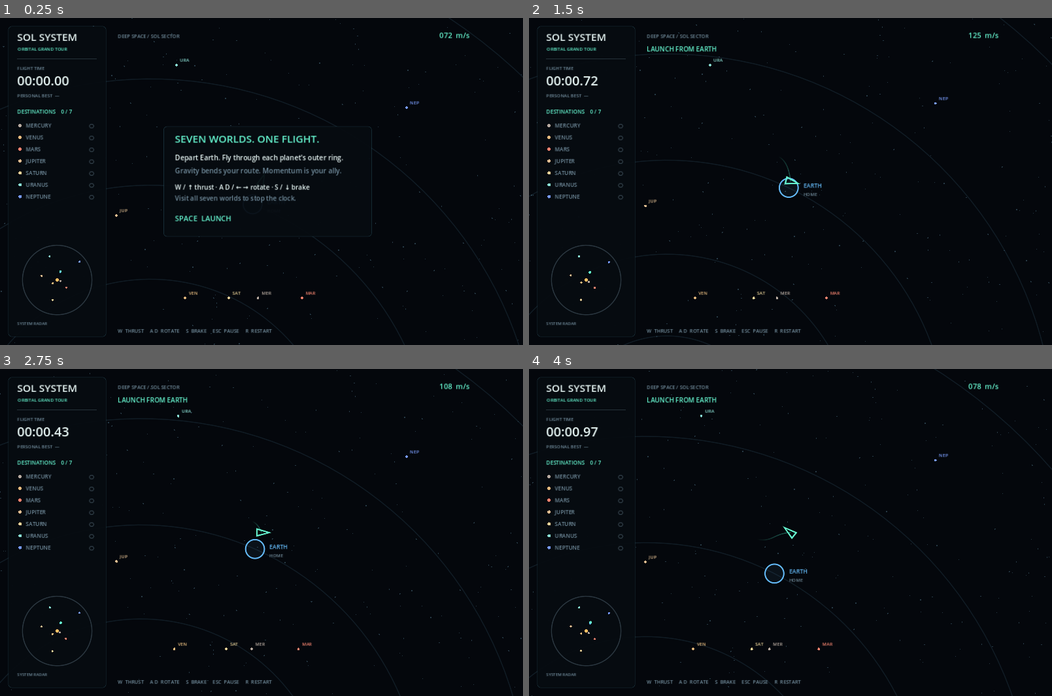
Above: before the commit, frames 1-4 (two rows, left to right).
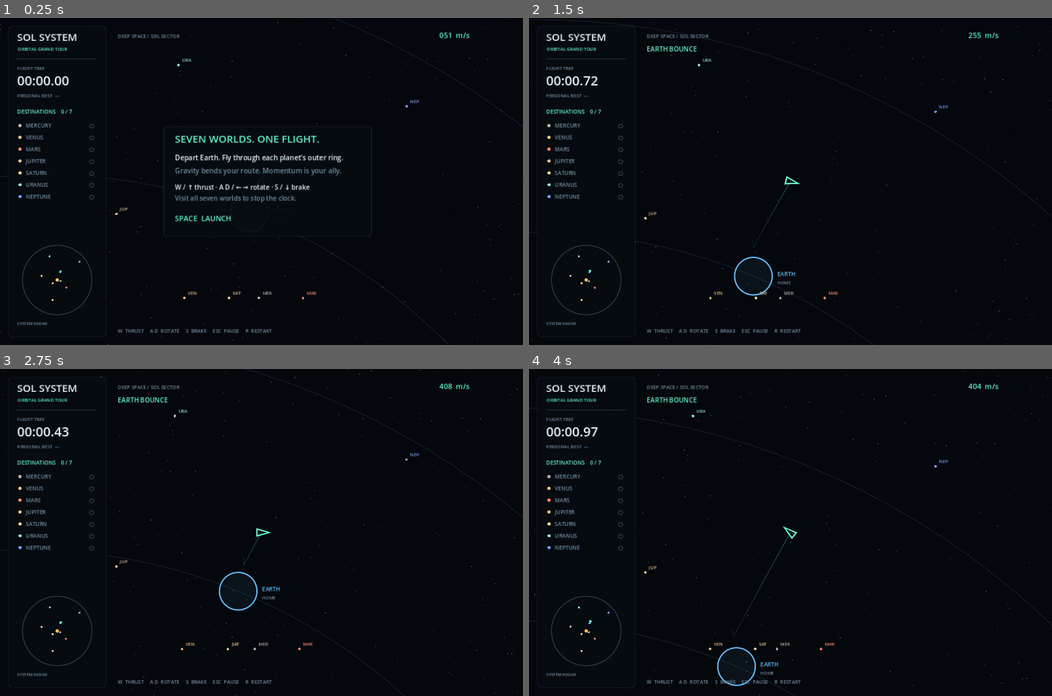
Above: after the commit, the same moments.

Repository: pydanny/sol-system
Game: Godot game, scene res://main.tscn
The game is run twice, just before and just after one commit, with the same random seed, the same clock (stepped at 60 frames per second) and the same inputs.
Inputs:
- Up to frame 1 (0.25 s): no input
- Up to frame 2 (1.5 s): tap Enter at 0.5 s; hold D 0.53-1.28 s; tap R at 0.6 s; tap Space at 0.77, 0.8, 1.07, 1.35 s; hold S from 1.28 s (still down)
- Up to frame 3 (2.75 s): tap Space at 1.52, 1.82, 2.3 s; tap R at 1.55, 2.1 s; release S at 2.03 s; hold D from 2.03 s (still down)
- Up to frame 4 (4 s): release D at 2.78 s; hold W 2.78-3.53 s; tap R at 2.85 s; tap Space at 3.02, 3.32, 3.6, 3.77 s; hold A from 3.53 s (still down)

The runs differ from the first frame. In frame 1, 0.7% of the frame differs, in the area x 0-100%, y 0-100%; in frame 2, 1.5%; in frame 3, 1.4%; in frame 4, 1.4%.

Commit message:
Double the size of the system

Diff:
--- a/main.gd
+++ b/main.gd
@@ -4,15 +4,17 @@
 const MUTED = Color("718c9c")
 const TEAL = Color("65f5cf")
 const SUN_MU = 18000000.0
-const SUN_RADIUS = 56.0
+const SUN_RADIUS = 112.0
+const FIELD_RADIUS = 5700.0
+const FLYBY_MARGIN = 170.0
 const SHIP_RADIUS = 19.0
 const THRUST = 310.0
 const MAX_SPEED = 680.0
 const NAMES = ["MERCURY", "VENUS", "EARTH", "MARS", "JUPITER", "SATURN", "URANUS", "NEPTUNE"]
-const RADII = [260.0, 460.0, 690.0, 950.0, 1320.0, 1680.0, 2020.0, 2370.0]
-const SIZES = [12.0, 21.0, 23.0, 17.0, 46.0, 38.0, 29.0, 28.0]
-# Arcade-scaled gravitational parameters: distinct pulls, with thrust strong enough to escape.
-const PLANET_MU = [260000.0, 760000.0, 900000.0, 420000.0, 2400000.0, 1850000.0, 1250000.0, 1150000.0]
+const RADII = [520.0, 920.0, 1380.0, 1900.0, 2640.0, 3360.0, 4040.0, 4740.0]
+const SIZES = [24.0, 42.0, 46.0, 34.0, 92.0, 76.0, 58.0, 56.0]
+# Strong arcade gravity for slingshots: every planet has half the sun’s strength.
+const PLANET_MU = SUN_MU * 0.5
 const COLORS = [Color("b7aaa0"), Color("e5ba7e"), Color("63b9f7"), Color("f3836f"), Color("dfbd91"), Color("ecd49a"), Color("8adfd5"), Color("779af9")]
 var planets: Array[Vector2] = []
 var phases = [0.3, 2.5, -1.2, 0.7, 3.4, 1.8, 4.4, 5.6]
@@ -59,7 +61,7 @@
 	paused = false
 	trail.clear()
 	update_planets()
-	ship = planets[2] + planets[2].normalized() * 60.0
+	ship = planets[2] + planets[2].normalized() * (SIZES[2] + SHIP_RADIUS + 18.0)
 	heading = ship.angle()
 	velocity = Vector2(-planets[2].y, planets[2].x).normalized() * sqrt(SUN_MU / RADII[2]) * 0.45
 	notice = "LAUNCH FROM EARTH"
@@ -90,10 +92,12 @@
 			acceleration += Vector2.from_angle(heading) * THRUST
 		if Input.is_physical_key_pressed(KEY_S) or Input.is_physical_key_pressed(KEY_DOWN):
 			velocity *= exp(-1.5 * delta)
-		velocity = (velocity + acceleration * delta).limit_length(MAX_SPEED)
+		# Preserve collision boosts above normal cruising speed.
+		velocity = (velocity + acceleration * delta).limit_length(maxf(MAX_SPEED, velocity.length()))
 		ship += velocity * delta
 		resolve_sun_collision()
-		if ship.length() > 2850.0:
+		resolve_planet_collisions()
+		if ship.length() > FIELD_RADIUS:
 			velocity += -ship.normalized() * 700.0 * delta
 		check_visits()
 		trail.append(ship)
@@ -115,6 +119,32 @@
 		notice = "SOLAR BOUNCE"
 		flash = 2.0
 
+func planet_velocity(index: int) -> Vector2:
+	var angular_speed: float = sqrt(SUN_MU / pow(RADII[index], 3)) * 0.45
+	return Vector2(-planets[index].y, planets[index].x) * angular_speed
+
+func resolve_planet_collisions() -> void:
+	for i in 8:
+		var radius: float = SIZES[i] + SHIP_RADIUS
+		var offset = ship - planets[i]
+		if offset.length_squared() >= radius * radius:
+			continue
+		var surface_velocity = planet_velocity(i)
+		var relative_velocity = velocity - surface_velocity
+		var normal = offset.normalized() if not offset.is_zero_approx() else -relative_velocity.normalized()
+		if normal.is_zero_approx():
+			normal = Vector2.RIGHT
+		ship = planets[i] + normal * (radius + 0.5)
+		if relative_velocity.dot(normal) < 0.0:
+			relative_velocity = relative_velocity.bounce(normal)
+		# Escape speed for the softened gravitational potential, with a little margin.
+		var escape_speed = sqrt(2.0 * PLANET_MU / sqrt(2.0 * radius * radius)) * 1.15
+		var outward_speed = relative_velocity.dot(normal)
+		relative_velocity += normal * maxf(0.0, escape_speed - outward_speed)
+		velocity = surface_velocity + relative_velocity
+		notice = NAMES[i] + " BOUNCE"
+		flash = 2.0
+
 func gravity_at(point: Vector2) -> Vector2:
 	var result = -point.normalized() * SUN_MU / maxf(point.length_squared(), 10000.0)
 	for i in 8:
@@ -125,11 +155,11 @@
 	var offset = planets[index] - point
 	# Softening avoids singularities and makes acceleration continuous through a planet.
 	var softening: float = SIZES[index] + SHIP_RADIUS
-	return offset * PLANET_MU[index] / pow(offset.length_squared() + softening * softening, 1.5)
+	return offset * PLANET_MU / pow(offset.length_squared() + softening * softening, 1.5)
 
 func check_visits() -> void:
 	for i in 8:
-		if i != 2 and not visited.has(i) and ship.distance_to(planets[i]) < SIZES[i] + 85.0:
+		if i != 2 and not visited.has(i) and ship.distance_to(planets[i]) < SIZES[i] + FLYBY_MARGIN:
 			visited[i] = true
 			notice = NAMES[i] + " VISITED"
 			flash = 3.0
@@ -160,9 +190,9 @@
 	for i in 8:
 		draw_arc(screen(Vector2.ZERO), RADII[i], 0, TAU, 160, Color(0.23,0.4,0.5,0.22), 1.0, true)
 	var sun = screen(Vector2.ZERO)
-	draw_circle(sun, 66, Color(1,0.65,0.25,0.07))
+	draw_circle(sun, 132, Color(1,0.65,0.25,0.07))
 	draw_arc(sun, SUN_RADIUS, 0, TAU, 64, Color("ffbf64"), 2, true)
-	draw_arc(sun, 45, 0, TAU, 64, Color("ffbf64"), 1, true)
+	draw_arc(sun, 90, 0, TAU, 64, Color("ffbf64"), 1, true)
 	label_at(sun + Vector2(-15, 5), "SOL", 14, Color("ffbf64"))
 	for j in range(1, trail.size()):
 		draw_line(screen(trail[j-1]), screen(trail[j]), Color(0.3,0.95,0.8,float(j)/trail.size()*0.25), 1, true)
@@ -174,7 +204,7 @@
 		if i == 5:
 			draw_ellipse_ring(p,c)
 		if i != 2:
-			draw_arc(p,SIZES[i]+85,0,TAU,64,Color(TEAL if visited.has(i) else c,0.2),1,true)
+			draw_arc(p,SIZES[i]+FLYBY_MARGIN,0,TAU,64,Color(TEAL if visited.has(i) else c,0.2),1,true)
 		label_at(p+Vector2(SIZES[i]+12,0),NAMES[i],14,c)
 		label_at(p+Vector2(SIZES[i]+12,20),"VISITED" if visited.has(i) else ("HOME" if i == 2 else "FLYBY ZONE"),11,MUTED)
 		if i != 2 and not visited.has(i) and (p.x < 260 or p.x > size.x-30 or p.y < 110 or p.y > size.y-80):
@@ -193,7 +223,7 @@
 func draw_ellipse_ring(p: Vector2, c: Color) -> void:
 	var points = PackedVector2Array()
 	for j in 65:
-		points.append(p + Vector2(cos(j*TAU/64)*60,sin(j*TAU/64)*15).rotated(-0.35))
+		points.append(p + Vector2(cos(j*TAU/64)*120,sin(j*TAU/64)*30).rotated(-0.35))
 	draw_polyline(points,c,1,true)
 
 func draw_ui(size: Vector2) -> void:
@@ -216,9 +246,9 @@
 	var radar = Vector2(140,size.y-159)
 	draw_arc(radar,85,0,TAU,64,Color(MUTED,0.35),1,true)
 	for i in 8:
-		draw_circle(radar+planets[i]/2850*85,2.5,COLORS[i])
+		draw_circle(radar+planets[i]/FIELD_RADIUS*85,2.5,COLORS[i])
 	draw_circle(radar,4,Color("ffbf64"))
-	draw_circle(radar+ship/2850*85,3,TEAL)
+	draw_circle(radar+ship/FIELD_RADIUS*85,3,TEAL)
 	label_at(Vector2(42,size.y-49),"SYSTEM RADAR",10,MUTED)
 	label_at(Vector2(288,49),"DEEP SPACE / SOL SECTOR",12,MUTED)
 	label_at(Vector2(size.x-205,49),"%03d  m/s" % velocity.length(),18,TEAL)
--- a/verify.gd
+++ b/verify.gd
@@ -7,20 +7,25 @@
 	root.add_child(game)
 	game.set_physics_process(false)
 	assert(game.planets.size() == 8)
+	assert(game.FIELD_RADIUS == 5700 and game.SUN_RADIUS == 112)
+	assert(game.SHIP_RADIUS == 19 and game.THRUST == 310)
+	assert(game.RADII[7] == 4740 and game.SIZES[4] == 92)
+	assert(game.ship.distance_to(game.planets[2]) > game.SIZES[2] + game.SHIP_RADIUS, "Launch must be outside enlarged Earth")
 	assert(game.ship.distance_to(game.planets[2]) < 100)
 	var initial = game.planets[0]
 	game.orbit_time = 10
 	game.update_planets()
 	assert(initial.distance_to(game.planets[0]) > 1)
 	assert(game.gravity_at(Vector2(2700,0)).x < 0)
+	assert(game.PLANET_MU == game.SUN_MU * 0.5, "Planet gravity must be half the sun’s strength")
 	for i in 8:
 		var near_point: Vector2 = game.planets[i] + Vector2(100, 0)
 		var pull: Vector2 = game.planet_gravity_at(near_point, i)
-		assert(pull.x < -20 and absf(pull.y) < 0.001, "Each planet must noticeably attract the ship")
+		assert(pull.x < -100 and absf(pull.y) < 0.001, "Each planet must noticeably attract the ship")
 		assert(pull.length() > game.planet_gravity_at(game.planets[i] + Vector2(300, 0), i).length(), "Gravity must weaken with distance")
 		assert(game.planet_gravity_at(game.planets[i], i) == Vector2.ZERO, "Planet centers must have finite gravity")
 		for distance in range(1, 201):
-			assert(game.planet_gravity_at(game.planets[i] + Vector2(distance, 0), i).length() < game.THRUST, "Thrust must overcome local planet gravity")
+			assert(is_finite(game.planet_gravity_at(game.planets[i] + Vector2(distance, 0), i).length()), "Strong planet gravity must remain finite")
 	# Compare identical coasting steps with Neptune nearby and far away.
 	game.running = true
 	game.ship = game.planets[7] + Vector2(100, 0)
@@ -56,7 +61,7 @@
 	game.ship = Vector2(70, 0)
 	game.velocity = Vector2(-200, 60)
 	game.resolve_sun_collision()
-	assert(game.ship.is_equal_approx(Vector2(75, 0)), "Sun penetration was not resolved")
+	assert(game.ship.is_equal_approx(Vector2(game.SUN_RADIUS + game.SHIP_RADIUS, 0)), "Sun penetration was not resolved")
 	assert(game.velocity.is_equal_approx(Vector2(200, 60)), "Sun bounce must reflect inward velocity and retain tangential velocity")
 	game.ship = Vector2(70, 0)
 	game.velocity = Vector2(200, 60)
@@ -65,11 +70,37 @@
 	game.ship = Vector2.ZERO
 	game.velocity = Vector2.ZERO
 	game.resolve_sun_collision()
-	assert(is_finite(game.ship.x) and game.ship.length() == 75, "Sun center collision must recover")
+	assert(is_finite(game.ship.x) and game.ship.length() == game.SUN_RADIUS + game.SHIP_RADIUS, "Sun center collision must recover")
+	game.reset_run()
+	for i in 8:
+		var radius: float = game.SIZES[i] + game.SHIP_RADIUS
+		var surface_velocity: Vector2 = game.planet_velocity(i)
+		game.ship = game.planets[i] + Vector2(radius - 1, 0)
+		game.velocity = surface_velocity + Vector2(-200, 60)
+		game.resolve_planet_collisions()
+		var relative: Vector2 = game.velocity - surface_velocity
+		assert(game.ship.distance_to(game.planets[i]) > radius, "Planet collision must resolve penetration")
+		assert(relative.x > 0 and absf(relative.y - 60) < 0.01, "Bounce must preserve sideways motion in the planet frame")
+		var escape_energy: float = game.PLANET_MU / sqrt(2.0 * radius * radius)
+		assert(relative.x * relative.x * 0.5 > escape_energy, "Bounce must provide enough outward speed to escape local gravity")
+		game.ship = game.planets[i]
+		game.velocity = surface_velocity
+		game.resolve_planet_collisions()
+		assert(is_finite(game.velocity.x) and game.ship.distance_to(game.planets[i]) > radius, "Center collisions must recover safely")
+	# A boost must survive the following physics frame without being cut to cruising speed.
+	game.reset_run()
+	game.running = true
+	game.ship = game.planets[0] + Vector2(30, 0)
+	game.velocity = game.planet_velocity(0) + Vector2(-200, 60)
+	game.resolve_planet_collisions()
+	game.ship = Vector2(2700, 0)
+	game.velocity = Vector2(900, 0)
+	game._physics_process(1.0 / 60)
+	assert(game.velocity.length() > 890, "Escape boost must survive the speed limiter")
 	game.reset_run()
 	game.queue_redraw()
 	await process_frame
 	await RenderingServer.frame_post_draw
 	root.get_texture().get_image().save_png("res://preview.png")
-	print("PASS: Earth launch, moving orbits, gravity, seven flybys, finish, reset, stable flight, sun bounce, individual planet gravity")
+	print("PASS: Earth launch, moving orbits, gravity, seven flybys, finish, reset, stable flight, sun bounce, individual planet gravity, planet escape bounces")
 	quit()
Binary file changed: preview.png
Not shown, changed: README.md
